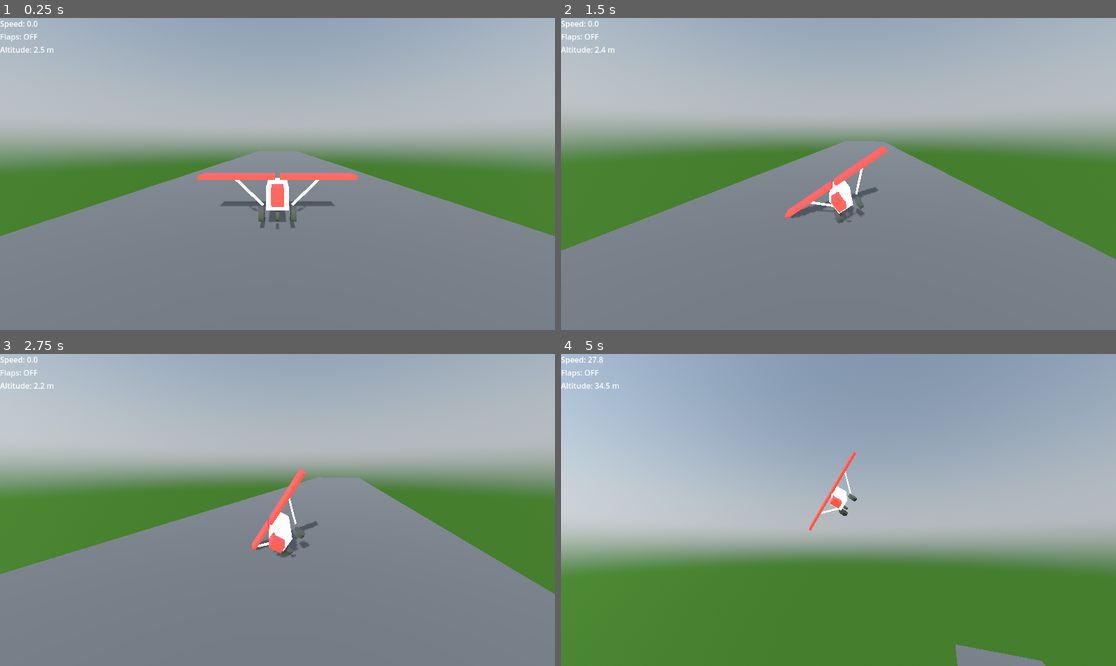
Above: before the commit, frames 1-4 (two rows, left to right).
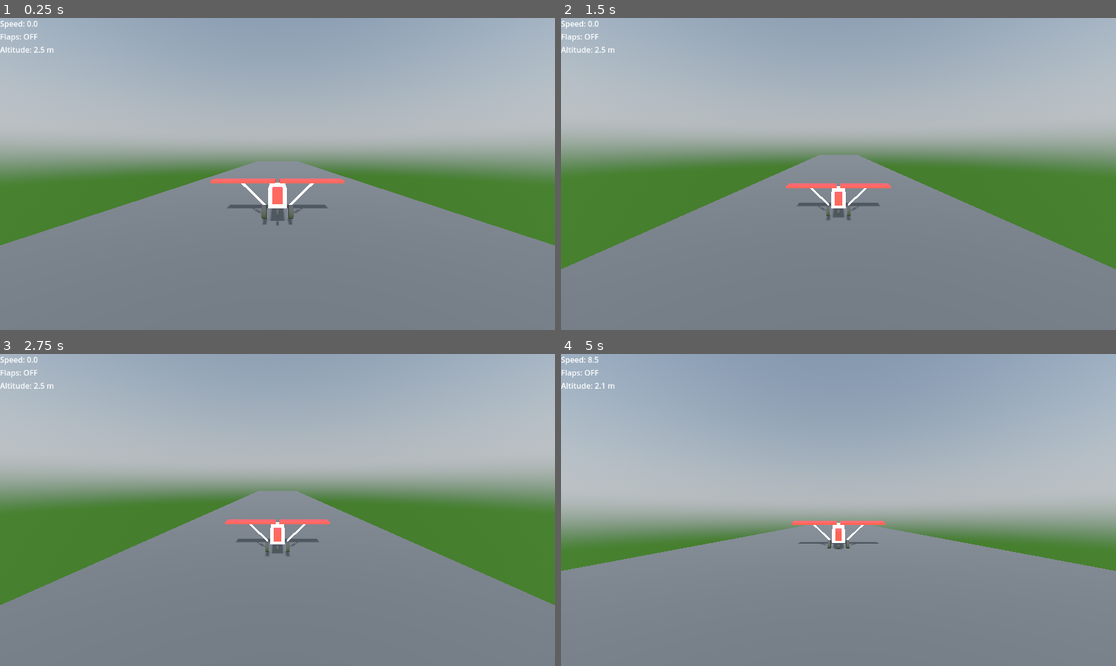
Above: after the commit, the same moments.

Repository: LucasHT22/be-my-copilot
Game: Godot game, scene res://scenes/main.tscn
The game is run twice, just before and just after one commit, with the same random seed, the same clock (stepped at 60 frames per second) and the same inputs.
Inputs:
- Up to frame 1 (0.25 s): no input
- Up to frame 2 (1.5 s): tap Enter (ui_accept) at 0.5, 0.77, 1.07 s; hold Right (ui_right) 0.53-1.28 s; hold Down (ui_down) from 1.28 s (still down)
- Up to frame 3 (2.75 s): tap Enter (ui_accept) at 1.52, 1.82 s; release Down (ui_down) at 2.03 s; hold Right (ui_right) from 2.03 s (still down)
- Up to frame 4 (5 s): release Right (ui_right) at 2.78 s; hold Up (ui_up) 2.78-3.53 s; tap Enter (ui_accept) at 3.02, 3.32, 3.77, 4.07, 4.52, 4.82 s; hold Down (ui_down) from 3.53 s (still down)

The runs differ from the first frame. In frame 1, 13% of the frame differs, in the area x 0-100%, y 39-73%; in frame 2, 17%; in frame 3, 18%; in frame 4, 49%, in the area x 0-100%, y 0-100%.

Commit message:
camera changes and airplane physics

Diff:
--- a/scenes/Airplane.gd
+++ b/scenes/Airplane.gd
@@ -1,15 +1,15 @@
 extends CharacterBody3D
 
 @export var mass: float = 1200.0
-@export var engine_power: float = 55.0
+@export var engine_power: float = 58.0
 @export var max_speed: float = 95.0
 
-@export var lift_coefficient: float = 22.0
+@export var lift_coefficient: float = 20.0
 @export var drag_coefficient: float = 0.0025
 @export var gravity: float = 9.81
 
-@export var stall_speed: float = 18.0
-@export var flap_lift_multiplier: float = 1.6
+@export var stall_speed: float = 17.0
+@export var flap_lift_multiplier: float = 1.5
 @export var flap_drag_multiplier: float = 1.4
 
 @export var pitch_rate: float = 1.6
@@ -19,6 +19,14 @@
 @export var angular_damping: float = 1.9
 @export var max_pitch_deg: float = 30.0
 @export var max_roll_deg: float = 60.0
+
+@export var elevator_power: float = 2.8
+@export var aileron_power: float = 3.6
+@export var rudder_power: float = 1.2
+
+@export var control_effectiveness_speed: float = 22.0
+
+@export var rotation_speed: float = 1.1
 
 var speed: float = 0.0
 var throttle: float = 0.0
@@ -54,19 +62,22 @@
 	if Input.is_action_just_pressed("ui_focus_next"):
 		flaps = !flaps
 
-	# pitch
+	# normalize
+	var control_factor: float = clamp(pow(speed / control_effectiveness_speed, 1.4), 0.0, 1.0)
+
+	# elevator / pitch
 	var pitch_input := Input.get_action_strength("ui_accept") - Input.get_action_strength("ui_cancel")
-	angular_velocity.x += pitch_input * pitch_rate * delta
+	angular_velocity.x += pitch_input * elevator_power * control_factor * delta
 
-	# roll
+	# aileron / roll
 	var roll_input := Input.get_action_strength("ui_right") - Input.get_action_strength("ui_cancel")
-	angular_velocity.z += roll_input * roll_rate * delta
+	angular_velocity.z += roll_input * aileron_power * control_factor * delta
 
-	# yaw
+	# rudder / yaw
 	var yaw_input := roll_input
 	if not is_on_floor():
-		yaw_input *= 0.35
-	angular_velocity.y += yaw_input * yaw_rate * delta
+		yaw_input *= 0.4
+	angular_velocity.y += yaw_input * rudder_power * control_factor * delta
 
 func apply_flight_physics(delta):
 	# rotation
@@ -94,19 +105,22 @@
 	# lift
 	stalled = false
 	if not is_on_floor():
-		var aoa := forward.dot(Vector3.UP)
+		var aoa: float = clamp(sin(rotation.x), 0.0, 1.0)
+
 		var lift_factor: float = clamp((speed / stall_speed) * aoa, 0.0, 1.5)
+		var lift: float = lift_coefficient * lift_factor
 
-		var lift: float = lift_coefficient * lift_factor
 		if flaps:
 			lift *= flap_lift_multiplier
+
+		if global_position.y < 4.0:
+			lift *= 1.12
 
 		# stall
 		if speed < stall_speed:
 			stalled = true
-			lift *= 0.35
-			angular_velocity.x += deg_to_rad(12.0) * delta
-			angular_velocity.z += randf_range(-0.4, 0.4) * delta
+			lift *= 0.25
+			angular_velocity.x += deg_to_rad(10.0) * delta
 
 		velocity.y += lift * delta
 		velocity.y -= gravity * delta
--- a/scenes/Camera3D.gd
+++ b/scenes/Camera3D.gd
@@ -1,30 +1,26 @@
 extends Camera3D
 
 @export var airplane: Node3D
-@export var distance := 10.0
-@export var height := 3.0
+@export var follow_offset := Vector3(0, 3, 12)
 @export var follow_speed := 6.0
-@export var look_speed := 8.0
+@export var look_speed := 10.0
 
 func _physics_process(delta):
 	if airplane == null:
 		return
 
-	var forward = -airplane.global_transform.basis.z
-	forward.y = 0
-	forward = forward.normalized()
-
-	var desired_pos = airplane.global_position \
-		- forward * distance \
-		+ Vector3.UP * height
+	var desired_pos: Vector3 = airplane.global_transform.origin \
+		+ airplane.global_transform.basis * follow_offset
 
 	global_position = global_position.lerp(
 		desired_pos,
 		follow_speed * delta
 	)
 
-	var look_target = airplane.global_position + forward * 5
-	transform = transform.looking_at(
+	var look_target: Vector3 = airplane.global_transform.origin \
+		- airplane.global_transform.basis.z * 10.0
+
+	global_transform = global_transform.looking_at(
 		look_target,
 		Vector3.UP
 	)
